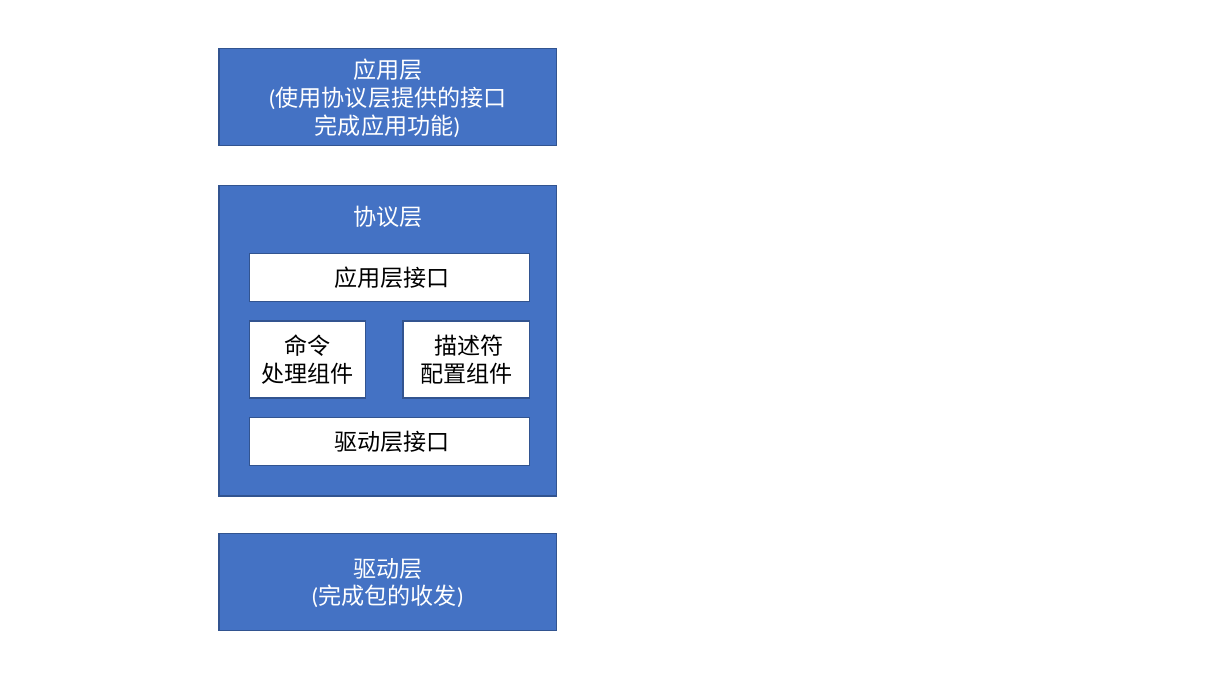
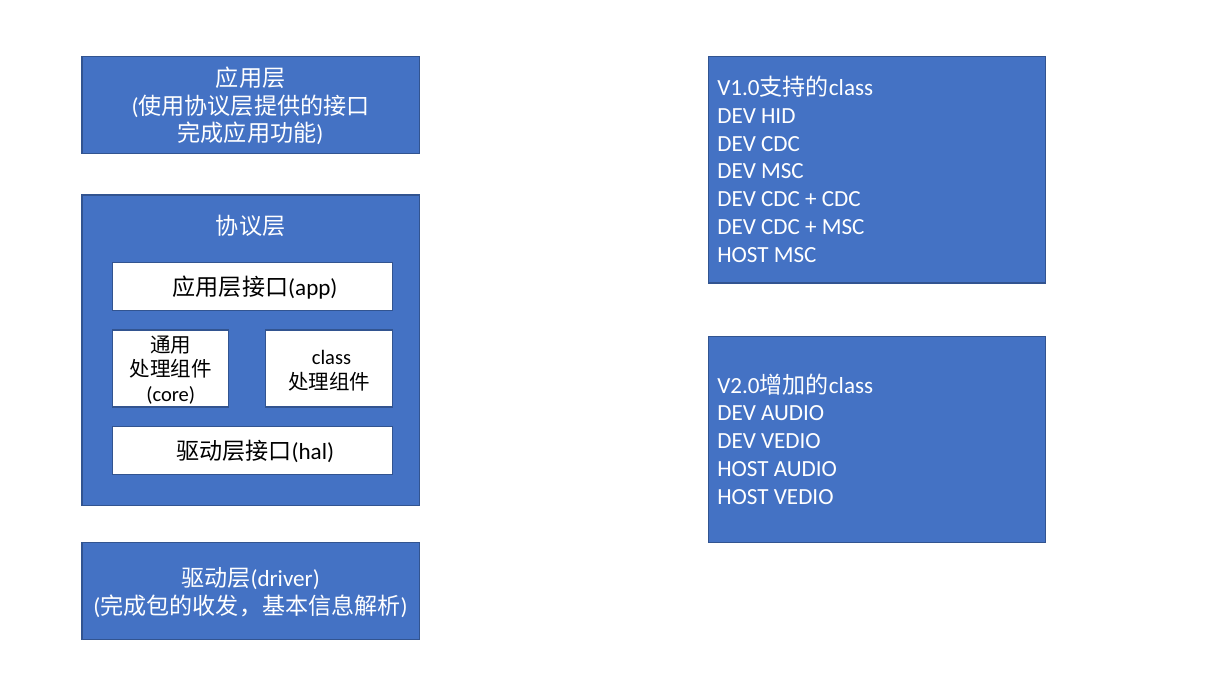
Before and after one commit to rabbitusb/rabbit, a slide deck: slide 1 of usb/document/USB stack design.pptx. Drawn at 1232x693 pixels with LibreOffice and Linux fonts; fonts in the diff are those of the drawing. Boxes give left, top, right and bottom in pixels: in the first picture for what was removed or moved away, otherwise in the second. Text is boxed around its words. In the diff, an @@ line names an element or a change of style, - is before the commit and + after.

```diff
--- a/usb/document/USB stack design.pptx
+++ b/usb/document/USB stack design.pptx
@@ rectangle "应用层": place and size @@
-rectangle "应用层" at (219,49,556,146)
+rectangle "应用层" at (82,56,420,153)
@@ rectangle added at (708,56,1045,283), fill #4472C4, outline #325491 1 pt, 18 pt, text #FFFFFF @@
+V1.0支持的class
+DEV HID
+DEV CDC
+DEV MSC
+DEV CDC + CDC
+DEV CDC + MSC
+HOST MSC
@@ text in rectangle at (173,275,338,299): text changed @@
-应用层接口
+应用层接口(app)
@@ text in rectangle at (130,335,212,407): text changed; size 18 to 16 pt @@
-命令
-处理组件
+通用
+处理组件(core)
@@ 6 rectangles: place and size @@
-6 rectangles at (219,186,556,630)
+6 rectangles at (82,195,420,640)
@@ text in rectangle at (288,349,370,391): text changed; size 18 to 16 pt @@
-描述符
-配置组件
+class
+处理组件
@@ rectangle added at (708,336,1045,543), fill #4472C4, outline #325491 1 pt, 18 pt, text #FFFFFF @@
+V2.0增加的class
+DEV AUDIO
+DEV VEDIO
+HOST AUDIO
+HOST VEDIO
@@ text in rectangle at (176,439,334,462): text changed @@
-驱动层接口
+驱动层接口(hal)
@@ text in rectangle at (93,567,407,617): text changed @@
-驱动层
-(完成包的收发)
+驱动层(driver)
+(完成包的收发，基本信息解析)
```
Also in this commit, not shown: 16 other files.
